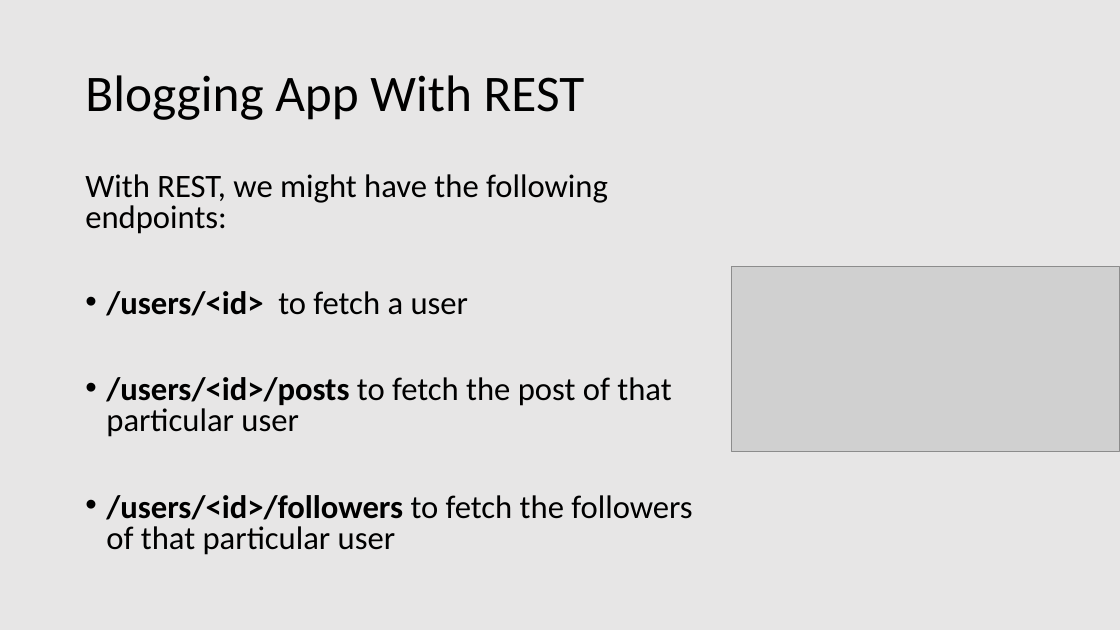
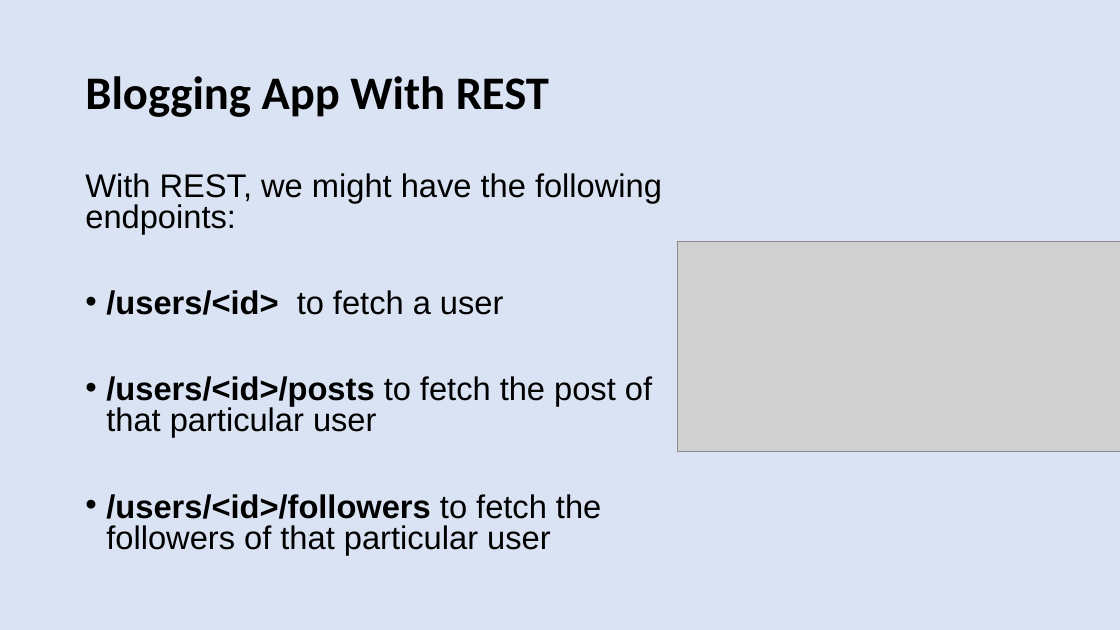
Before and after one commit to patelg123/graphql-presentation, a slide deck: slide 18 of current.pptx (slide 20 before the commit). Drawn at 1120x630 pixels with LibreOffice and Linux fonts; fonts in the diff are those of the drawing; grey boxes stand for pictures. Boxes give left, top, right and bottom in pixels: in the first picture for what was removed or moved away, otherwise in the second. Text is boxed around its words. In the diff, an @@ line names an element or a change of style, - is before the commit and + after.

```diff
--- a/current.pptx
+++ b/current.pptx
@@ background #E7E6E6 to #DAE3F3 @@
@@ title "Blogging App With REST" at <box>85,76,549,117</box>: size 44 to 40 pt, bold on @@
@@ text "With REST, we might have ..." at <box>85,173,662,555</box>: font Calibri to Arial @@
@@ picture: place and size @@
-picture at <box>732,266,1120,451</box>
+picture at <box>678,241,1120,451</box>
```
Also in this commit, not shown: 23 other slides changed, 9 slides added, 6 slides removed, 2 other files.
